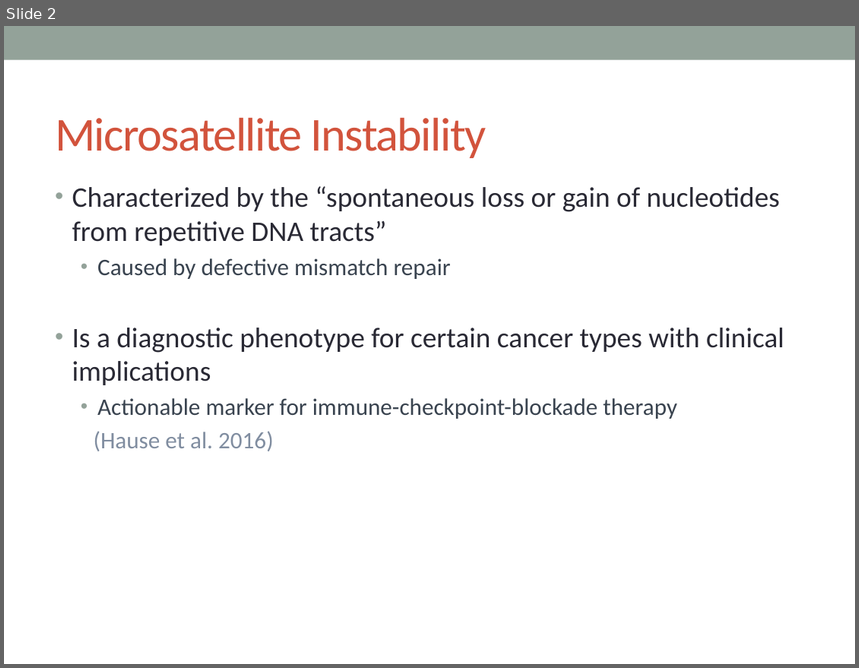
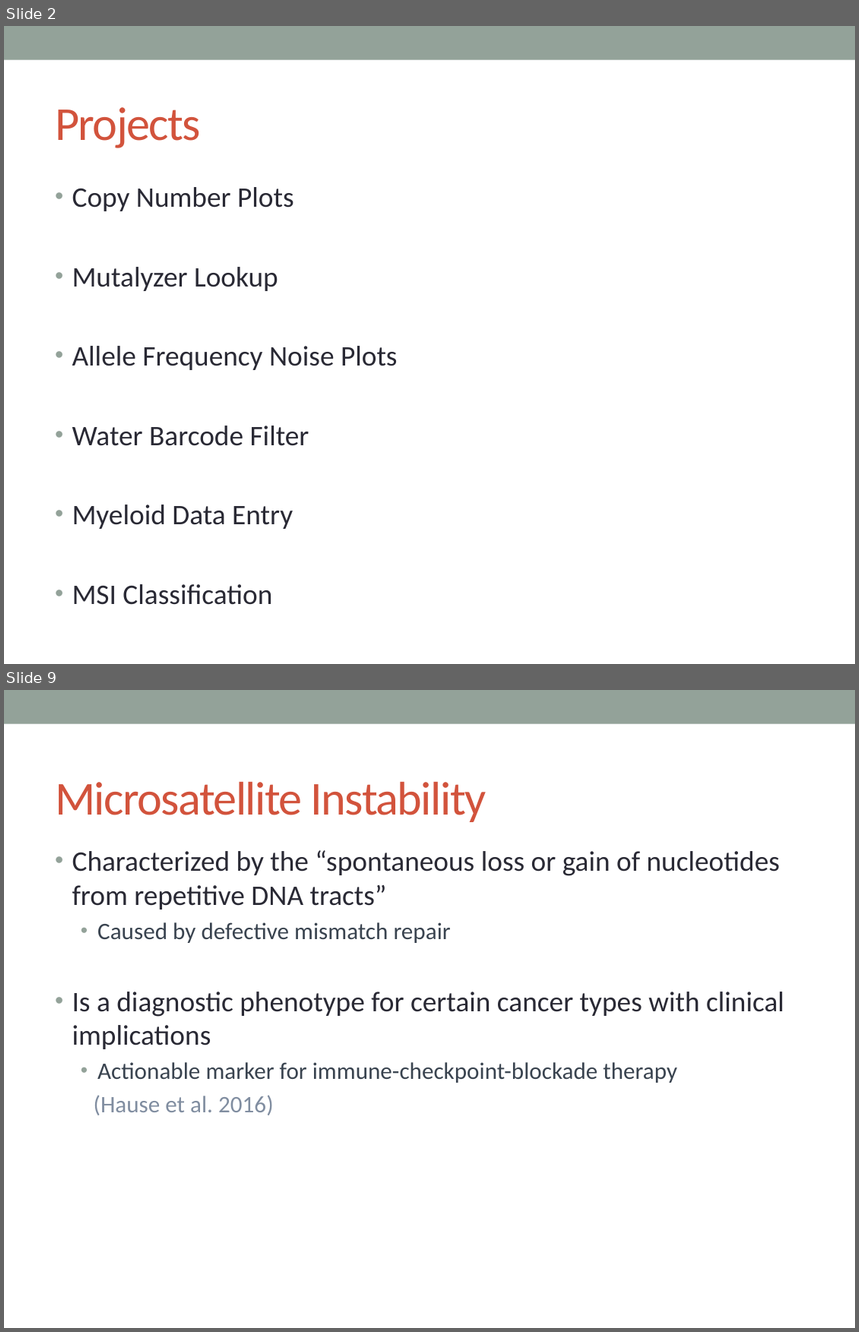
Before and after one commit to lailamargaret/Stanford-2018, a slide deck: MSI Project Presentation.pptx. Shown one above the other, each under a label of ours: slide 2 before the commit, slides 2 and 9 after it; the slides between them are not shown. The pictures are 859x668 and 859x1332 pixels, drawn with LibreOffice and Linux fonts; fonts in the diff are those of the drawing. Boxes give left, top, right and bottom in pixels: in the first picture for what was removed or moved away, otherwise in the second. Text is boxed around its words. In the diff, an @@ line names an element or a change of style, - is before the commit and + after.

```diff
--- a/MSI Project Presentation.pptx
+++ b/MSI Project Presentation.pptx
@@ slide 2 added at bbox=[4, 26, 855, 664], background #FFFFFF; not listed: 1 template element that a slide beside it also shows @@
@@ title added at bbox=[55, 107, 201, 148], 40 pt, text #D2533C @@
+Projects
@@ text added at bbox=[72, 187, 398, 605], 24 pt, text #292934 @@
+• Copy Number Plots
+• Mutalyzer Lookup
+• Allele Frequency Noise Plots
+• Water Barcode Filter
+• Myeloid Data Entry
+• MSI Classification
@@ what was slide 2 is now slide 9 @@
```
Also in this commit, not shown: 6 slides changed, 6 other slides added, 1 other file.
